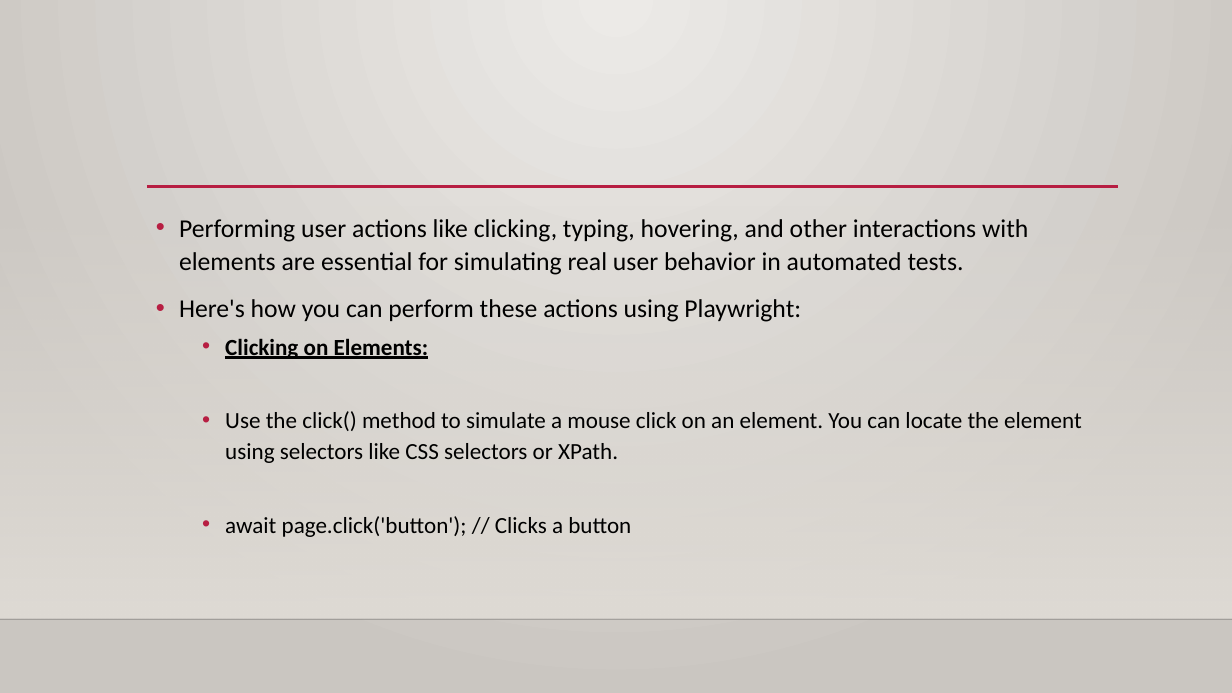
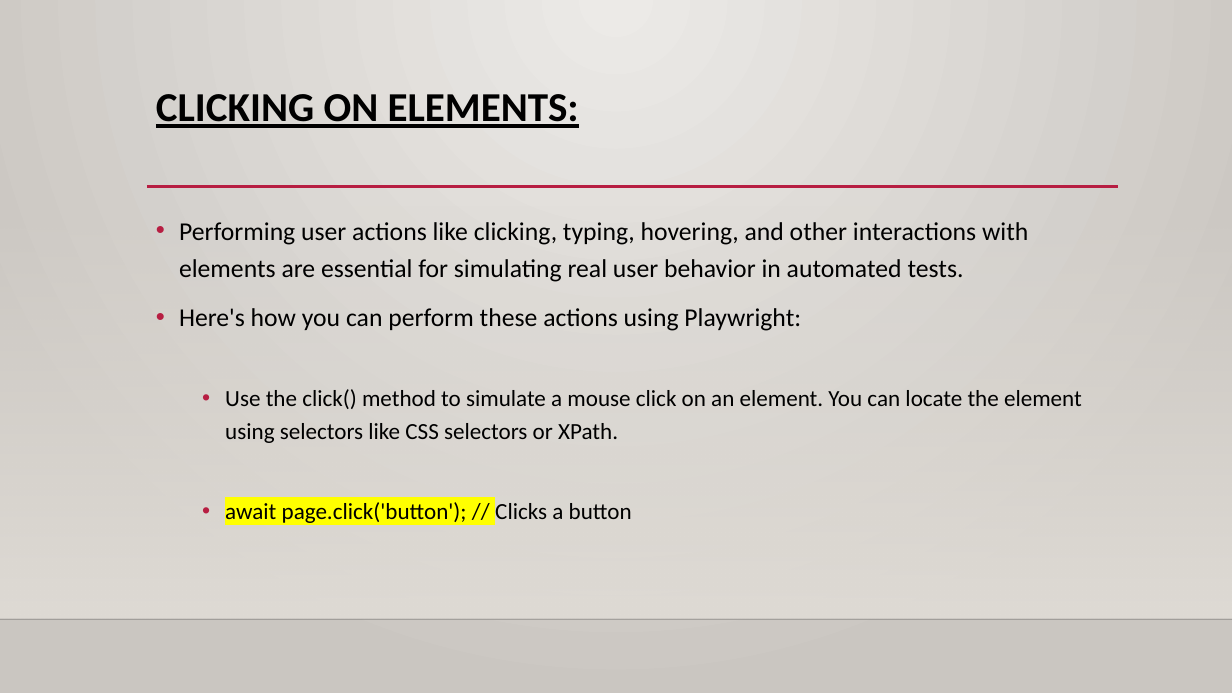
Before and after one commit to satmaramani/playwright, a slide deck: slide 89 of Playwright Automation training PPT.pptx (slide 76 before the commit). Drawn at 1232x693 pixels with LibreOffice and Linux fonts; fonts in the diff are those of the drawing; background and template pictures are left out. Boxes give left, top, right and bottom in pixels: in the first picture for what was removed or moved away, otherwise in the second. Text is boxed around its words. In the diff, an @@ line names an element or a change of style, - is before the commit and + after.

```diff
--- a/Playwright Automation training PPT.pptx
+++ b/Playwright Automation training PPT.pptx
@@ title added at bbox=[156, 94, 579, 128], 32 pt, text #000000, bold, underline @@
+CLICKING ON ELEMENTS:
@@ text "Performing user actions like clicking, ..." at bbox=[179, 222, 1082, 523]: highlight none to #FFFF00 in "await page.click('button'); //"; line spacing 1.1 to 1.2 @@
@@ text at bbox=[225, 338, 429, 359]: paragraph removed @@
-  • Clicking on Elements:
```
Also in this commit, not shown: 44 other slides changed, 19 slides added, 5 other files.
